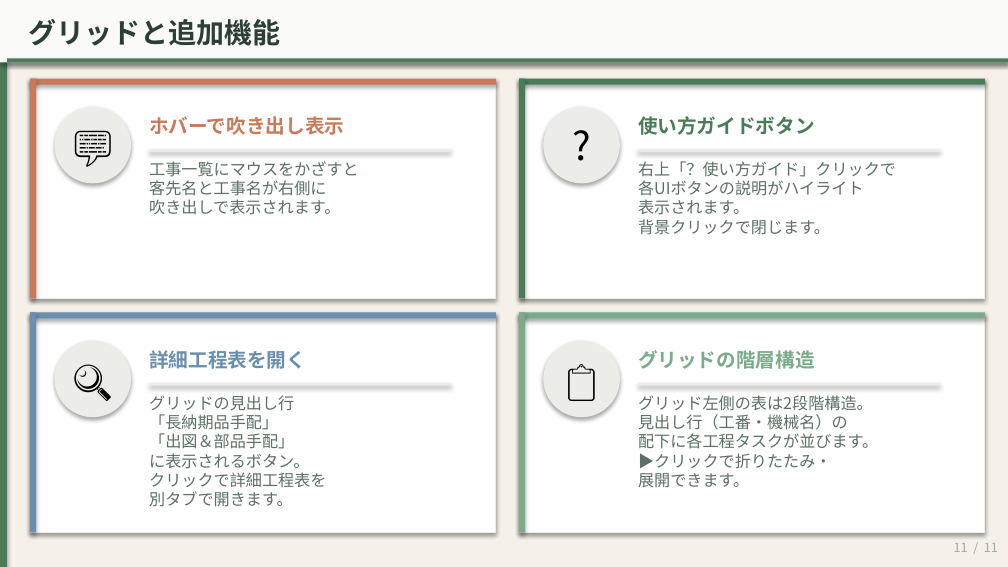
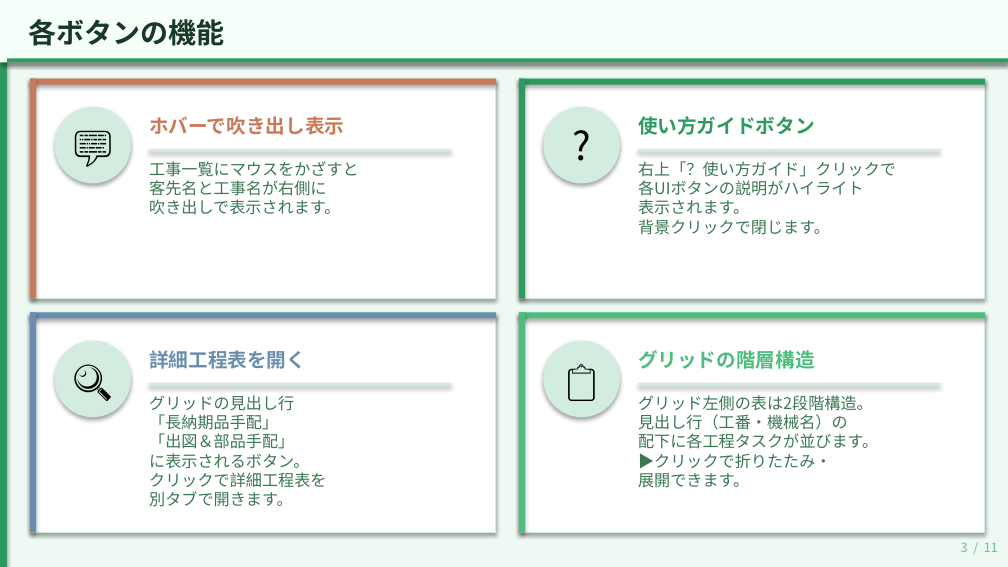
Before and after one commit to kemcokurosaki-oss/gantt-chart, a slide deck: slide 4 of 全体工程表_使い方ガイド（閲覧者向け）_new.pptx (slide 11 before the commit). Drawn at 1008x567 pixels with LibreOffice and Linux fonts; fonts in the diff are those of the drawing. Boxes give left, top, right and bottom in pixels: in the first picture for what was removed or moved away, otherwise in the second. Text is boxed around its words. In the diff, an @@ line names an element or a change of style, - is before the commit and + after.

Commit message:
同期履歴モーダルにプリセット機能を追加し、フィルタリングの利便性を向上させました。また、ボタンのホバーおよびアクティブ状態に対するスタイルを改善し、ユーザーインターフェースの視覚的なフィードバックを強化しました。新しいPPTXファイルも追加されました。

```diff
--- a/全体工程表_使い方ガイド（閲覧者向け）_new.pptx
+++ b/全体工程表_使い方ガイド（閲覧者向け）_new.pptx
@@ background #F5F0E8 to #EDF9F2 @@
@@ rectangle at <box>0,0,1008,62</box>: fill #FAFBF8 to #F6FFFA @@
@@ text at <box>28,19,224,46</box>: text changed; text colour #2C3E35 to #193928 @@
-グリッドと追加機能
+各ボタンの機能
@@ outline #ECEDE9 0.6 pt to #D2EDE0 0.6 pt in 4 elements at <box>519,79,985,298</box>, <box>30,312,496,532</box>, <box>519,312,985,532</box>, <box>30,79,496,298</box> @@
@@ fill #4A7C59 to #2D9B5E in 4 elements at <box>0,0,7,566</box>, <box>7,58,1008,62</box>, <box>519,79,985,85</box>, <box>519,79,525,298</box> @@
@@ text "使い方ガイドボタン" at <box>638,116,815,135</box>: text colour #4A7C59 to #2D9B5E @@
@@ rectangle at <box>519,312,985,319</box>: fill #7AAB8A to #4DBD7D @@
@@ rectangle at <box>519,312,525,532</box>: fill #7AAB8A to #4DBD7D @@
@@ text "グリッドの階層構造" at <box>638,350,815,369</box>: text colour #7AAB8A to #4DBD7D @@
@@ fill #ECEDE9 to #D2EDE0 in 8 elements at <box>54,107,131,183</box>, <box>149,149,452,152</box>, <box>543,107,620,183</box>, <box>638,149,940,152</box>, <box>54,341,131,417</box>, <box>149,383,452,386</box>, <box>543,341,620,417</box>, <box>638,383,940,386</box> @@
@@ text colour #5C7065 to #3B7852 in 4 elements at <box>149,161,359,215</box>, <box>638,161,896,235</box>, <box>149,395,326,507</box>, <box>638,395,878,488</box> @@
@@ text at <box>961,542,998,552</box>: text changed; text colour #9AAEA4 to #68C293 @@
-11 / 11
+3 / 11
```
Also in this commit, not shown: 9 other slides changed, 1 slide removed, 1 other file.
